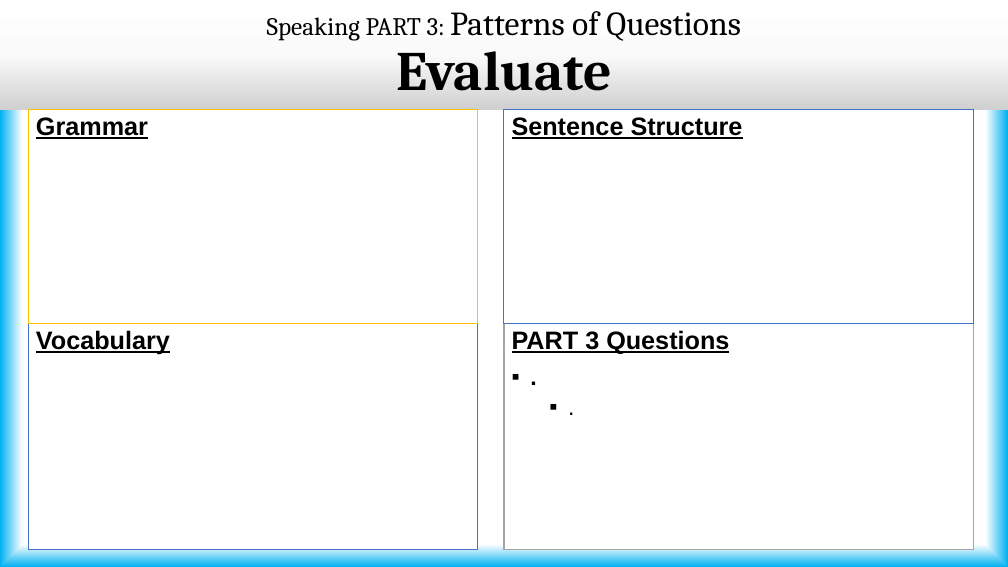
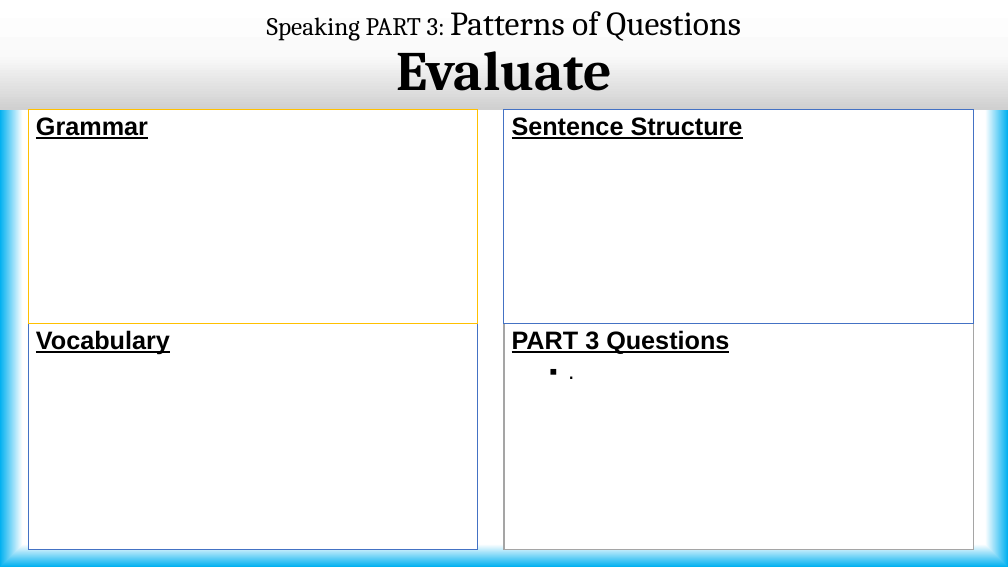
Before and after one commit to borsha06/IELTS-202, a slide deck: slide 39 of IELTS 202 Speaking/How did I get 8.0 in IELTS Speaking.pptx (slide 38 before the commit). Drawn at 1008x567 pixels with LibreOffice and Linux fonts; fonts in the diff are those of the drawing. Boxes give left, top, right and bottom in pixels: in the first picture for what was removed or moved away, otherwise in the second. Text is boxed around its words. In the diff, an @@ line names an element or a change of style, - is before the commit and + after.

```diff
--- a/IELTS 202 Speaking/How did I get 8.0 in IELTS Speaking.pptx
+++ b/IELTS 202 Speaking/How did I get 8.0 in IELTS Speaking.pptx
@@ text at [504,324,975,549]: paragraph removed @@
-  ▪ .
@@ text "PART 3 Questions" at [504,324,975,549]: bold off in "."; list level 1 to 2 in "." @@
```
Also in this commit, not shown: 2 other slides changed, 2 slides added.
